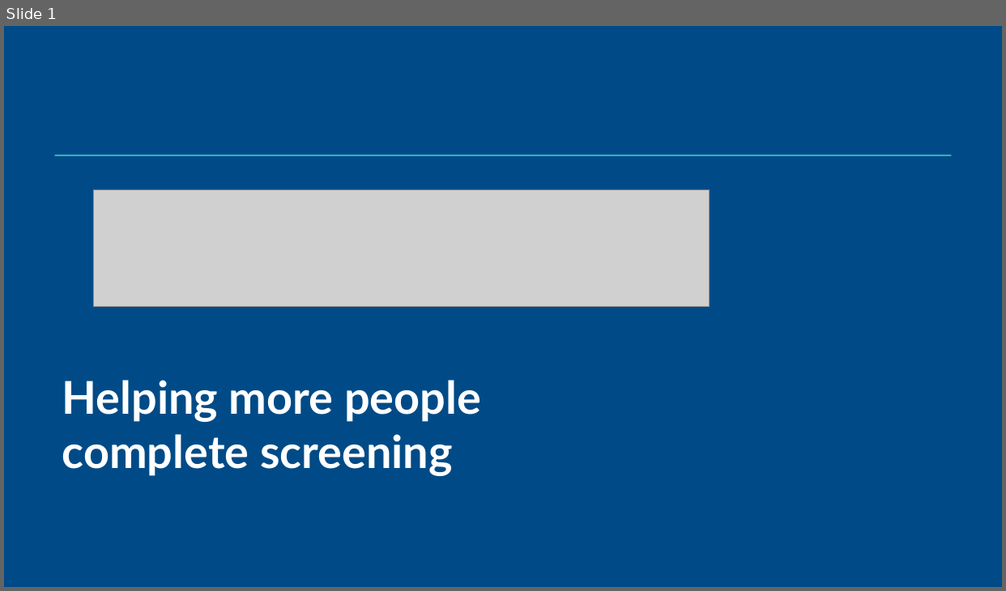
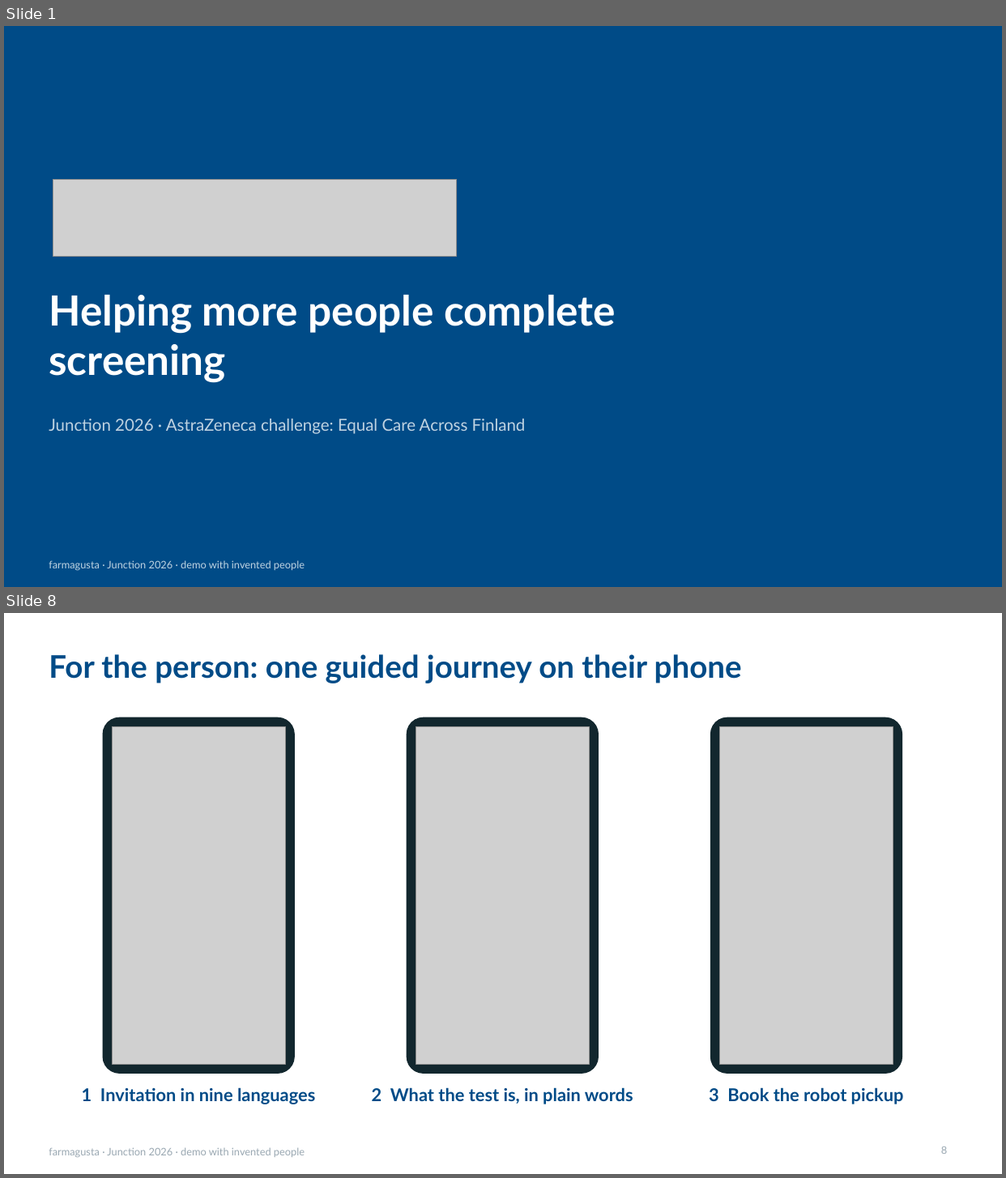
Before and after one commit to rromppanen/junction26, a slide deck: docs/pitch/farmagusta-screening-attendance.pptx. Shown one above the other, each under a label of ours: slide 1 before the commit, slides 1 and 8 after it; the slides between them are not shown. The pictures are 1006x591 and 1006x1178 pixels, drawn with LibreOffice and Linux fonts; fonts in the diff are those of the drawing; grey boxes stand for pictures. Boxes give left, top, right and bottom in pixels: in the first picture for what was removed or moved away, otherwise in the second. Text is boxed around its words. In the diff, an @@ line names an element or a change of style, - is before the commit and + after.

```diff
--- a/docs/pitch/farmagusta-screening-attendance.pptx
+++ b/docs/pitch/farmagusta-screening-attendance.pptx
@@ slide 8 added at [4, 613, 1002, 1174], background #FFFFFF @@
@@ title added at [49, 654, 742, 683], 30 pt, text #004B87, bold @@
+For the person: one guided journey on their phone
@@ rounded rectangle added at [103, 717, 294, 1073], fill #12272E, outline #12272E 1 pt @@
@@ picture added at [112, 726, 285, 1064] @@
@@ rounded rectangle added at [407, 717, 598, 1073], fill #12272E, outline #12272E 1 pt @@
@@ picture added at [415, 726, 589, 1064] @@
@@ rounded rectangle added at [710, 717, 901, 1073], fill #12272E, outline #12272E 1 pt @@
@@ picture added at [720, 726, 893, 1064] @@
@@ text added at [82, 1088, 315, 1105], 17 pt, text #004B87, bold @@
+1 Invitation in nine languages
@@ text added at [372, 1088, 633, 1105], 17 pt, text #004B87, bold @@
+2 What the test is, in plain words
@@ text added at [709, 1088, 904, 1105], 17 pt, text #004B87, bold @@
+3 Book the robot pickup
@@ page number added at [941, 1147, 947, 1154], 10 pt, text #9AA8B2 @@
+8
@@ text added at [49, 1148, 305, 1157], 10 pt, text #9AA8B2 @@
+farmagusta · Junction 2026 · demo with invented people
@@ slide 1 changed as well @@
@@ rectangle removed at [55, 155, 952, 156] @@
@@ picture: place and size @@
-picture at [94, 190, 710, 307]
+picture at [53, 179, 457, 257]
@@ text at [49, 295, 616, 383]: text changed; size 43.5 to 40 pt @@
-Helping more people
-complete screening
+Helping more people complete screening
@@ text added at [49, 419, 526, 434], 16 pt, text #BFD2E1 @@
+Junction 2026 · AstraZeneca challenge: Equal Care Across Finland
@@ text added at [49, 561, 305, 571], 10 pt, text #BFD2E1 @@
+farmagusta · Junction 2026 · demo with invented people
```
Also in this commit, not shown: 13 other slides changed, 3 other slides added, 5 slides removed.
